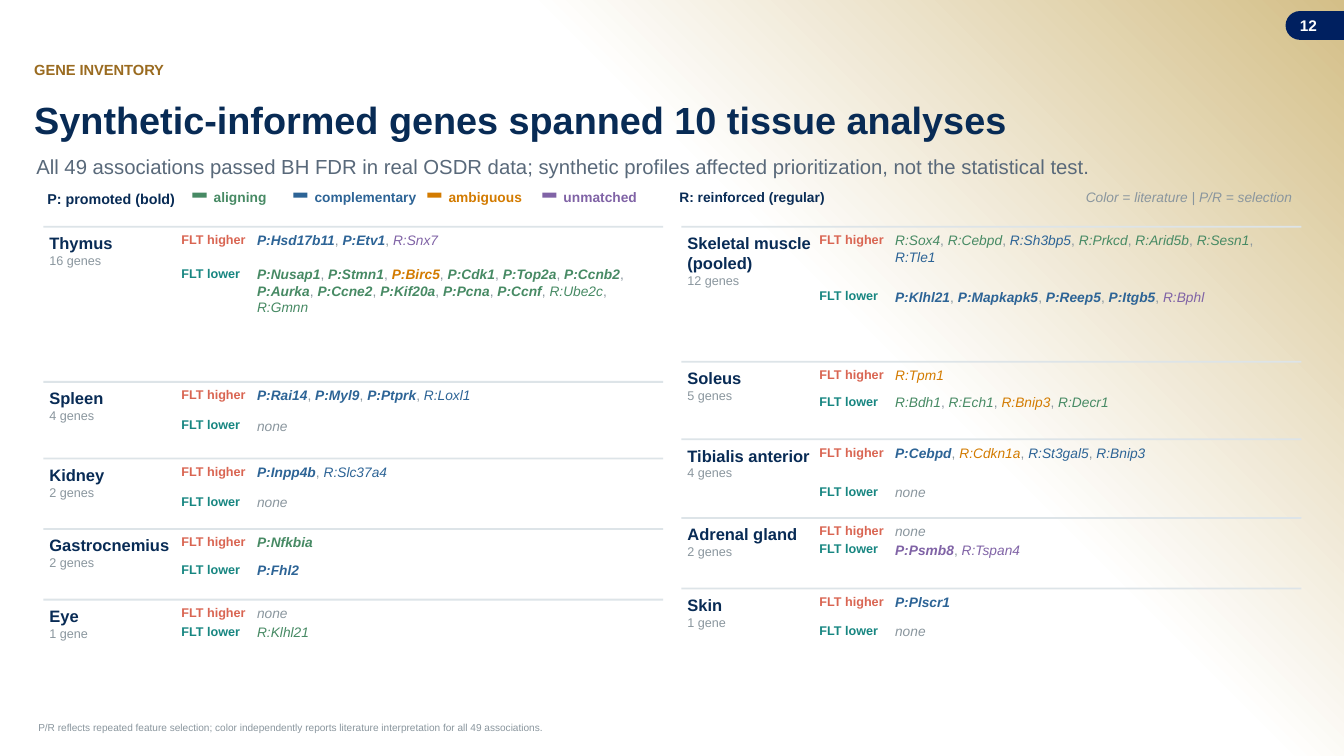
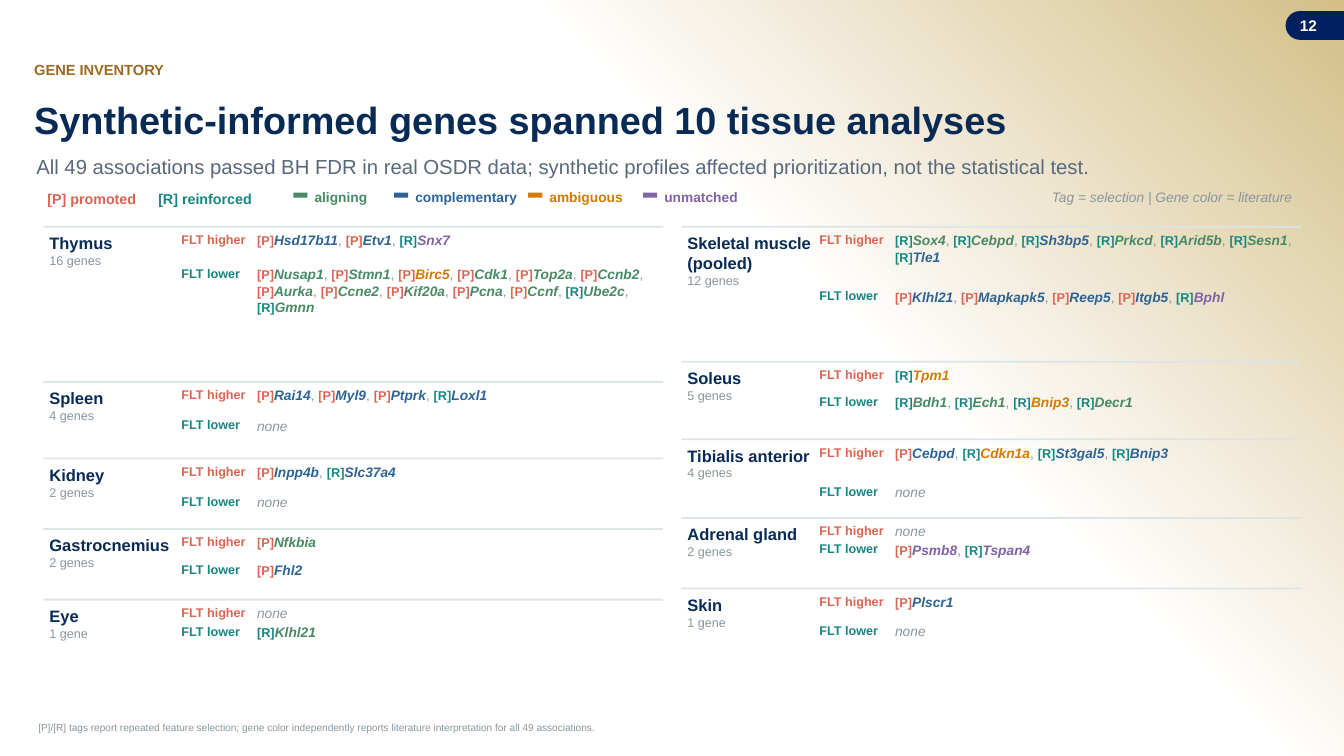
Before and after one commit to jasont314/nasa-mouse, a slide deck: slide 12 of presentation/SLSTP_2026_Generative_Transcriptomics.pptx. Drawn at 1344x756 pixels with LibreOffice and Linux fonts; fonts in the diff are those of the drawing; background and template pictures are left out. Boxes give left, top, right and bottom in pixels: in the first picture for what was removed or moved away, otherwise in the second. Text is boxed around its words. In the diff, an @@ line names an element or a change of style, - is before the commit and + after.

```diff
--- a/presentation/SLSTP_2026_Generative_Transcriptomics.pptx
+++ b/presentation/SLSTP_2026_Generative_Transcriptomics.pptx
@@ text at (47, 193, 136, 207): text changed; text colour #082B55 to #D96552 @@
-P: promoted (bold)
+[P] promoted
@@ text at (158, 193, 252, 208): text changed; size 9.8 to 10.2 pt; text colour #082B55 to #178681 @@
-R: reinforced (regular)
+[R] reinforced
@@ 4 texts, 4 rectangles: place and size @@
-4 texts, 4 rectangles at (193, 192, 636, 205)
+4 texts, 4 rectangles at (293, 192, 737, 205)
@@ text at (1052, 192, 1292, 205): text changed @@
-Color = literature | P/R = selection
+Tag = selection | Gene color = literature
@@ text at (257, 235, 450, 248): text changed @@
-P:Hsd17b11, P:Etv1, R:Snx7
+[P]Hsd17b11, [P]Etv1, [R]Snx7
@@ text at (895, 235, 1291, 264): text changed; bold on @@
-R:Sox4, R:Cebpd, R:Sh3bp5, R:Prkcd, R:Arid5b, R:Sesn1, R:Tle1
+[R]Sox4, [R]Cebpd, [R]Sh3bp5, [R]Prkcd, [R]Arid5b, [R]Sesn1, [R]Tle1
@@ text at (257, 269, 644, 315): text changed @@
-P:Nusap1, P:Stmn1, P:Birc5, P:Cdk1, P:Top2a, P:Ccnb2, P:Aurka, P:Ccne2, P:Kif20a, P:Pcna, P:Ccnf, R:Ube2c, R:Gmnn
+[P]Nusap1, [P]Stmn1, [P]Birc5, [P]Cdk1, [P]Top2a, [P]Ccnb2, [P]Aurka, [P]Ccne2, [P]Kif20a, [P]Pcna, [P]Ccnf, [R]Ube2c, [R]Gmnn
@@ text at (895, 291, 1225, 305): text changed @@
-P:Klhl21, P:Mapkapk5, P:Reep5, P:Itgb5, R:Bphl
+[P]Klhl21, [P]Mapkapk5, [P]Reep5, [P]Itgb5, [R]Bphl
@@ text at (895, 370, 950, 383): text changed; bold on @@
-R:Tpm1
+[R]Tpm1
@@ text at (257, 390, 487, 403): text changed @@
-P:Rai14, P:Myl9, P:Ptprk, R:Loxl1
+[P]Rai14, [P]Myl9, [P]Ptprk, [R]Loxl1
@@ text at (895, 397, 1133, 410): text changed; bold on @@
-R:Bdh1, R:Ech1, R:Bnip3, R:Decr1
+[R]Bdh1, [R]Ech1, [R]Bnip3, [R]Decr1
@@ text at (895, 448, 1168, 461): text changed; bold on @@
-P:Cebpd, R:Cdkn1a, R:St3gal5, R:Bnip3
+[P]Cebpd, [R]Cdkn1a, [R]St3gal5, [R]Bnip3
@@ text at (257, 467, 396, 480): text changed; bold on @@
-P:Inpp4b, R:Slc37a4
+[P]Inpp4b, [R]Slc37a4
@@ text at (257, 537, 316, 550): text changed @@
-P:Nfkbia
+[P]Nfkbia
@@ text at (257, 565, 302, 578): text changed @@
-P:Fhl2
+[P]Fhl2
@@ text at (895, 545, 1031, 558): text changed; bold on @@
-P:Psmb8, R:Tspan4
+[P]Psmb8, [R]Tspan4
@@ text at (895, 597, 953, 610): text changed @@
-P:Plscr1
+[P]Plscr1
@@ text at (257, 627, 316, 640): text changed; bold on @@
-R:Klhl21
+[R]Klhl21
@@ text at (38, 724, 595, 733): text changed @@
-P/R reflects repeated feature selection; color independently reports literature interpretation for all 49 associations.
+[P]/[R] tags report repeated feature selection; gene color independently reports literature interpretation for all 49 associations.
```
Also in this commit, not shown: 1 other slide changed, 2 slides added, 1 slide removed, 3 other files.
